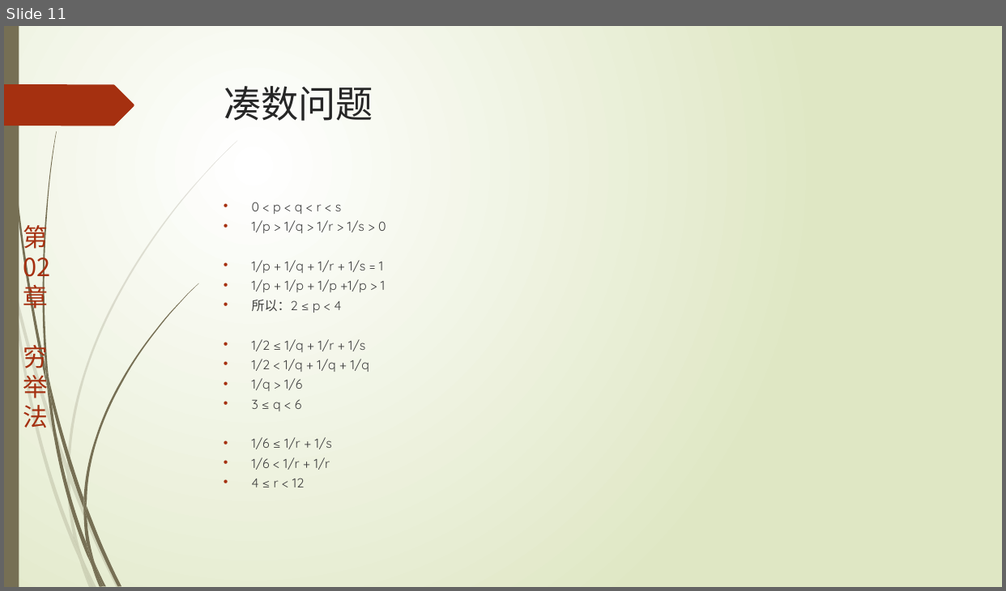
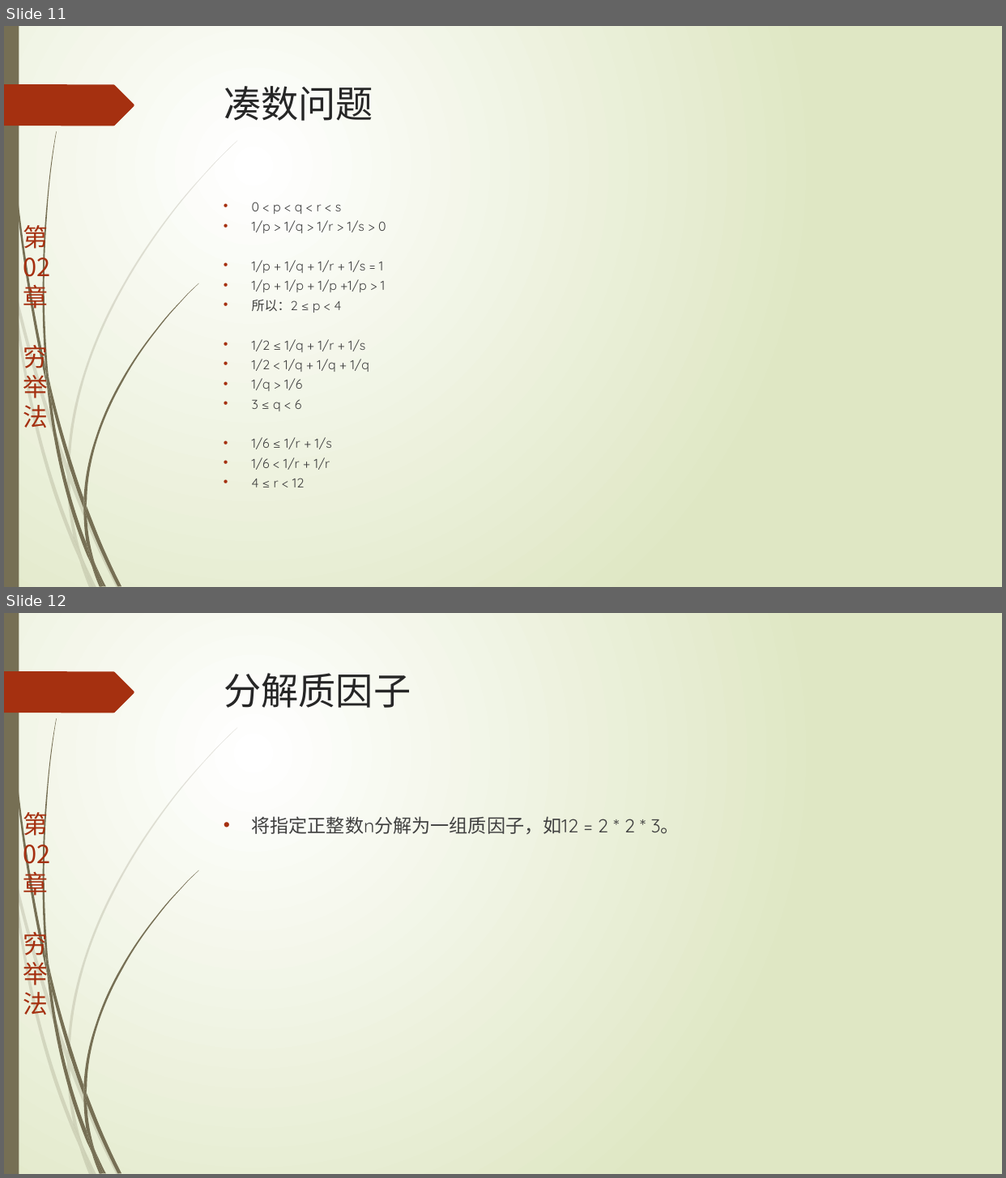
Before and after one commit to TeacherPeng/AlgorithmDesign, a slide deck: 教案/第02章.穷举法.pptx. Shown one above the other, each under a label of ours: slide 11 before the commit, slides 11 and 12 after it. The pictures are 1006x591 and 1006x1178 pixels, drawn with LibreOffice and Linux fonts; fonts in the diff are those of the drawing. Boxes give left, top, right and bottom in pixels: in the first picture for what was removed or moved away, otherwise in the second. Text is boxed around its words. In the diff, an @@ line names an element or a change of style, - is before the commit and + after.

```diff
--- a/教案/第02章.穷举法.pptx
+++ b/教案/第02章.穷举法.pptx
@@ slide 12 added at <box>4,613,1002,1174</box>, background gradient #FFFFFF to #DFE8C4; not listed: 25 template elements that a slide beside it also shows @@
@@ title added at <box>224,673,411,708</box>, 36 pt, text #262626 @@
+分解质因子
@@ text added at <box>252,816,680,834</box>, 18 pt, text #404040 @@
+• 将指定正整数n分解为一组质因子，如12 = 2 * 2 * 3。
```
Also in this commit, not shown: 1 other slide added, 1 other file.
